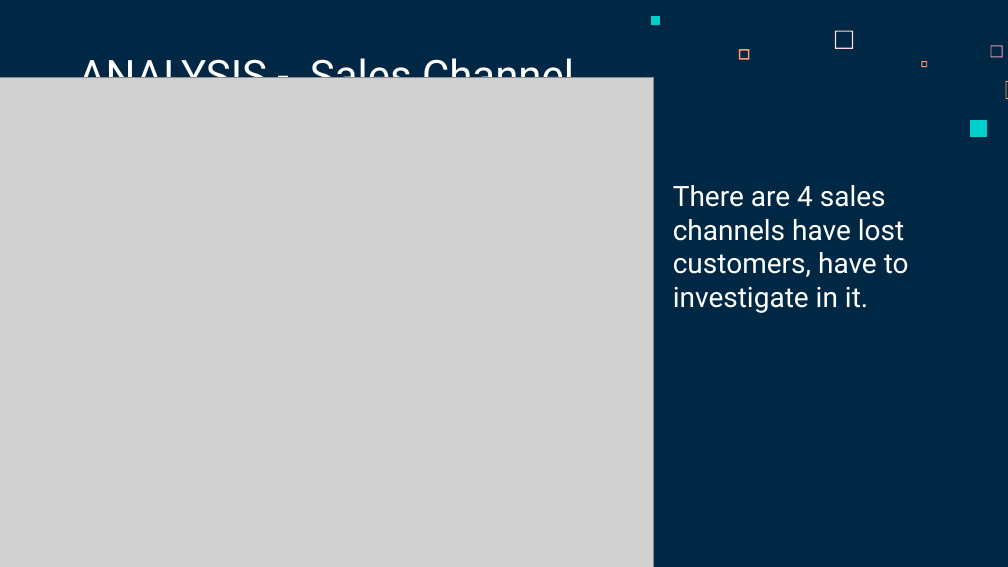
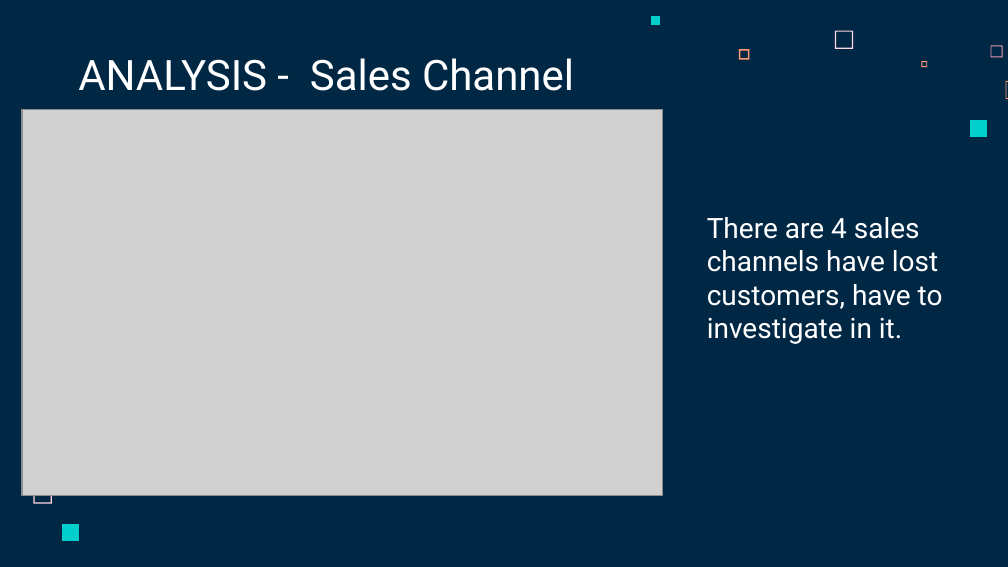
Before and after one commit to jakeye25/datascience, a slide deck: slide 9 of BCG case/Capstone Project Presentation.pptx. Drawn at 1008x567 pixels with LibreOffice and Linux fonts; fonts in the diff are those of the drawing; grey boxes stand for pictures. Boxes give left, top, right and bottom in pixels: in the first picture for what was removed or moved away, otherwise in the second. Text is boxed around its words. In the diff, an @@ line names an element or a change of style, - is before the commit and + after.

```diff
--- a/BCG case/Capstone Project Presentation.pptx
+++ b/BCG case/Capstone Project Presentation.pptx
@@ picture: place and size @@
-picture at <box>0,78,654,567</box>
+picture at <box>22,109,663,495</box>
@@ text "There are 4 sales channels ...": place and size @@
-text "There are 4 sales channels ..." at <box>673,185,909,313</box>
+text "There are 4 sales channels ..." at <box>707,217,943,344</box>
@@ freeform shape added at <box>33,485,51,503</box>, fill #FFD6E1 @@
@@ freeform shape added at <box>62,524,80,541</box>, fill #00CFCC @@
```
Also in this commit, not shown: 6 other slides changed, 5 slides added, 1 slide removed.
